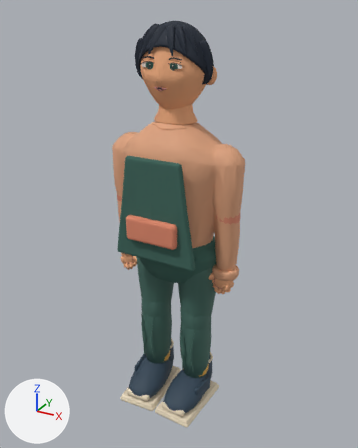
Two versions of the Blender file models/atrium/residents/xu.blend, one commit apart.
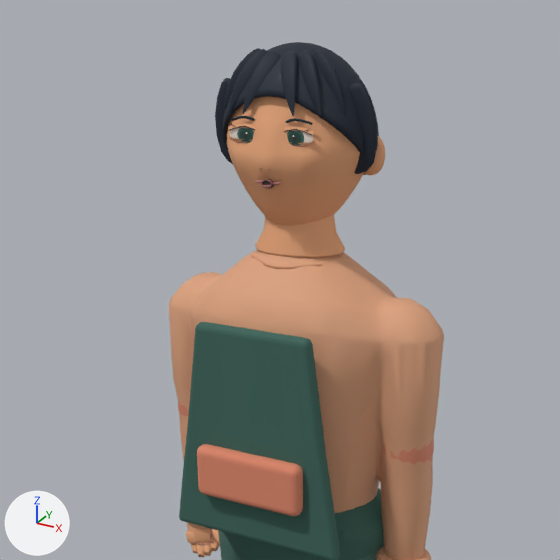
Each version appears first whole from a camera (50 mm lens) standing at (0.961, -1.719, 1.75) and looking at (0.015, 0.001, 0.89), and next in a close-up on the part from 9% to 84% of the width and 0% to 60% of the height. Arrows for +X, +Y and +Z are at lower left; the lights stay in place. The last two pictures show the newer version.

The first close-up shows 'Apron soft patch pocket', 'Cotton plant apron', 'Hair continuous scalp', 'Hair swept fringe 2', 'Hair swept fringe 3', 'Hair swept fringe 4', 'Hair swept fringe 5', 'Hair temple 1', 'Head', 'Neck', 'SkinnedArticulationCore', 'SkirtHipFoundation' and 19 more.
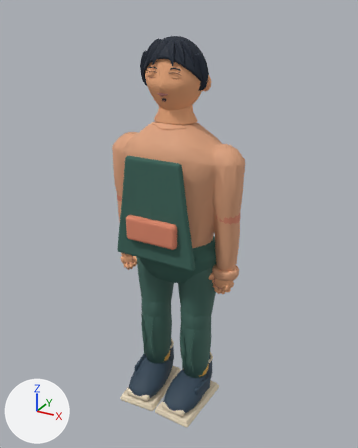
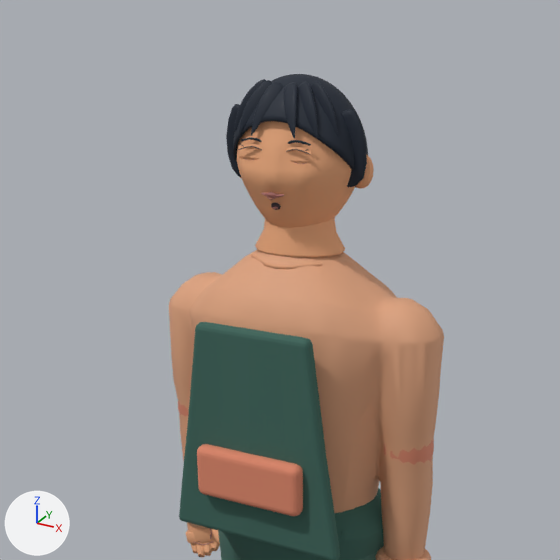
ob_headpivot is not drawn itself; it is the parent of ob_head, ob_earshell__1, ob_earconcha__1, ob_eyepivot__1, ob_browpivot__1, ob_earshell_1, ob_earconcha_1, ob_eyepivot_1.

Where the newer file only moved an object's origin or applied its transform, the numbers keep the older frame.

Changed parts and their boxes [x1, y1, x2, y2] in the close-ups (560 x 560 px):
'Head', moved, rescaled (14% narrower, 17% shorter)
    before: [227, 96, 364, 225]
    after: [237, 121, 355, 228]
'Hair continuous scalp', moved, rescaled (13% narrower, 14% shorter)
    before: [223, 42, 379, 175]
    after: [233, 74, 368, 188]
'Hair temple 1', moved, rescaled (13% narrower, 15% shorter)
    before: [348, 82, 378, 174]
    after: [341, 109, 367, 187]
'Hair swept fringe 2', moved, rescaled (13% narrower, 14% shorter)
    before: [243, 50, 281, 114]
    after: [251, 81, 284, 136]
'Hair swept fringe 4', moved, rescaled (12% narrower, 13% shorter)
    before: [298, 50, 321, 117]
    after: [298, 81, 318, 139]
'Hair swept fringe 5', moved, rescaled (15% narrower, 16% shorter)
    before: [312, 49, 345, 116]
    after: [310, 81, 338, 137]
'Hair swept fringe 1', moved, rescaled (15% narrower, 14% shorter)
    before: [229, 49, 268, 112]
    after: [239, 80, 272, 134]
'Hair temple -1', moved, rescaled (16% narrower, 15% shorter)
    before: [215, 78, 233, 164]
    after: [226, 104, 241, 177]
'Hair swept fringe 3', moved, rescaled (18% narrower, 14% shorter)
    before: [281, 51, 297, 116]
    after: [284, 82, 297, 138]
'Hair swept fringe 0', moved, rescaled (13% narrower, 14% shorter)
    before: [224, 48, 261, 110]
    after: [234, 79, 266, 132]
'EarShell_1', moved, rescaled (13% narrower, 15% shorter)
    before: [363, 136, 385, 176]
    after: [355, 155, 374, 189]
'UpperLidSkin_1', moved, rescaled
    before: [285, 126, 314, 135]
    after: [287, 147, 312, 154]
'UpperLidSkin_-1', moved, rescaled (11% narrower, 14% shorter)
    before: [228, 124, 254, 130]
    after: [238, 144, 261, 149]
'Brow_1', moved, rescaled (14% narrower, 12% shorter)
    before: [285, 118, 312, 125]
    after: [288, 140, 311, 146]
'MouthClosed', moved, rescaled
    before: [254, 180, 282, 186]
    after: [261, 192, 284, 198]
'Brow_-1', moved, rescaled
    before: [232, 116, 255, 121]
    after: [241, 137, 262, 142]
'LowerLidSkin_-1', moved, rescaled (12% narrower, 17% shorter)
    before: [229, 137, 252, 142]
    after: [239, 156, 259, 160]
'LowerLidSkin_1', moved, rescaled
    before: [288, 142, 312, 146]
    after: [290, 160, 310, 163]
'UpperLid_1', moved, rescaled (14% narrower, 12% shorter)
    before: [284, 129, 312, 136]
    after: [286, 149, 310, 155]
'UpperLid_-1', moved, rescaled (7% narrower, 17% shorter)
    before: [229, 126, 255, 131]
    after: [238, 146, 262, 150]
'MouthOpenLowerRim', moved, rescaled (15% narrower, 14% shorter)
    before: [261, 183, 273, 189]
    after: [266, 195, 276, 200]
'MouthOpenUpperRim', moved, rescaled
    before: [260, 179, 273, 184]
    after: [266, 192, 277, 197]

The edits, one by one:
Object 'HeadPivot' (ob_headpivot) moves from (0.0, 0.0, 1.526) to (0.0, 0.0, 1.496).
Object 'HeadPivot' (ob_headpivot) is rescaled from (0.62, 0.592, 0.589) to (0.54, 0.516, 0.513).
